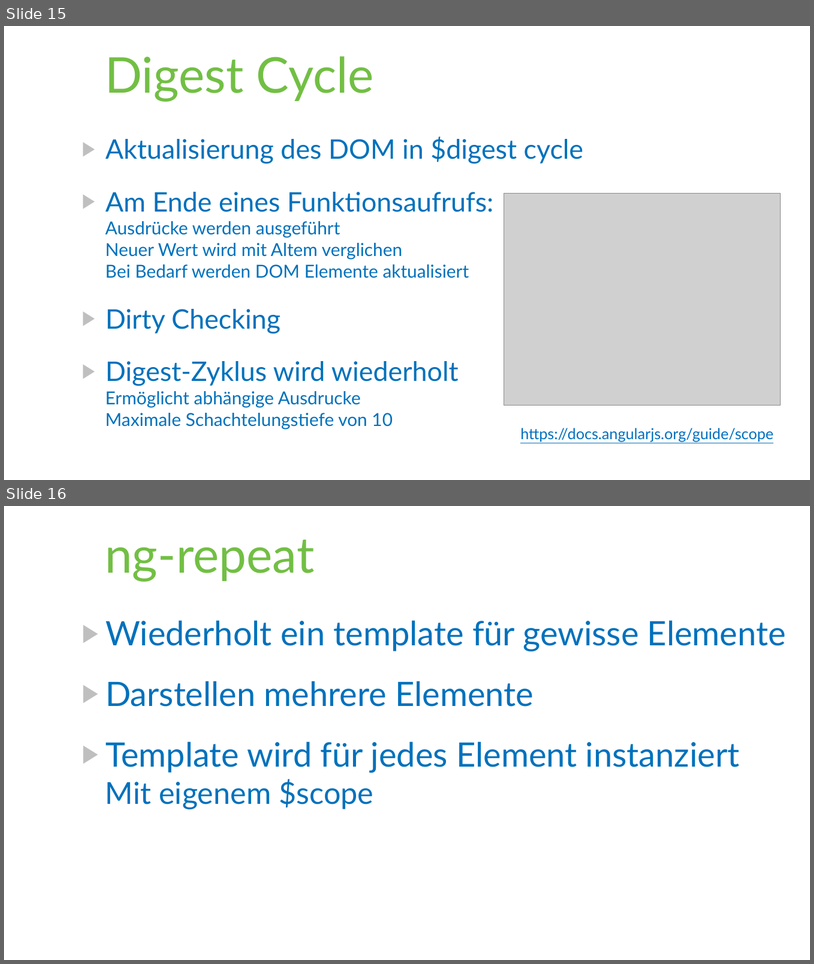
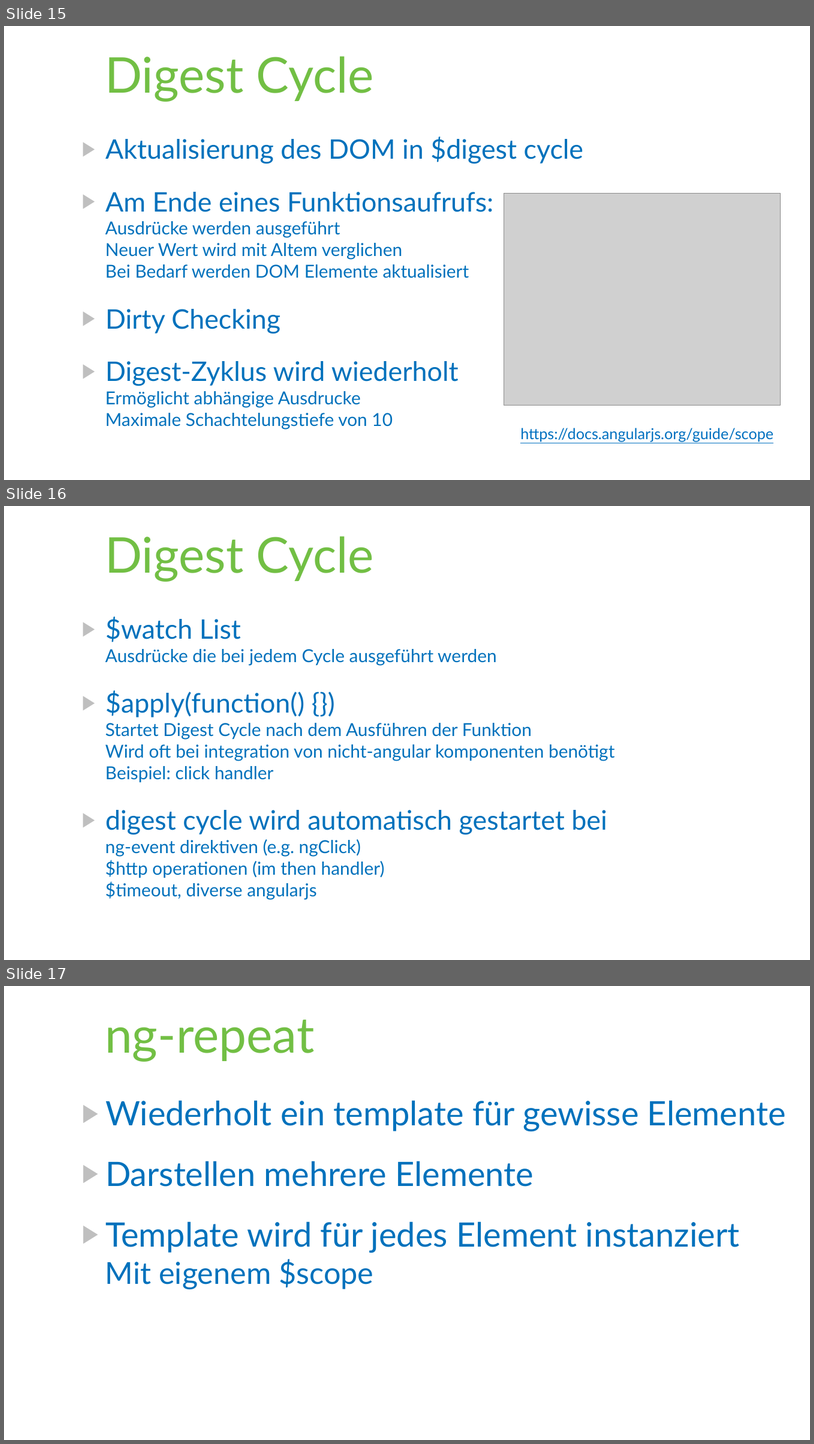
Before and after one commit to paumayr/angularjs-samples, a slide deck: slides/AngularJS.pptx. Shown one above the other, each under a label of ours: slides 15 and 16 before the commit, slides 15, 16 and 17 after it. The pictures are 814x964 and 814x1444 pixels, drawn with LibreOffice and Linux fonts; fonts in the diff are those of the drawing; grey boxes stand for pictures. Boxes give left, top, right and bottom in pixels: in the first picture for what was removed or moved away, otherwise in the second. Text is boxed around its words. In the diff, an @@ line names an element or a change of style, - is before the commit and + after.

Commit message:
apply / digest sample

```diff
--- a/slides/AngularJS.pptx
+++ b/slides/AngularJS.pptx
@@ slide 16 added at (4, 506, 810, 960), background #FFFFFF @@
@@ title added at (105, 536, 374, 582), 58.7 pt, text #72BF44 @@
+Digest Cycle
@@ text added at (105, 616, 615, 900), 21.3 pt, text #0071BC @@
+▶ $watch List
+  Ausdrücke die bei jedem Cycle ausgeführt werden
+▶ $apply(function() {})
+  Startet Digest Cycle nach dem Ausführen der Funktion
+  Wird oft bei integration von nicht-angular komponenten benötigt
+  Beispiel: click handler
+▶ digest cycle wird automatisch gestartet bei
+  ng-event direktiven (e.g. ngClick)
+  $http operationen (im then handler)
+  $timeout, diverse angularjs
@@ what was slide 16 is now slide 17 @@
```
Also in this commit, not shown: 10 other files.
